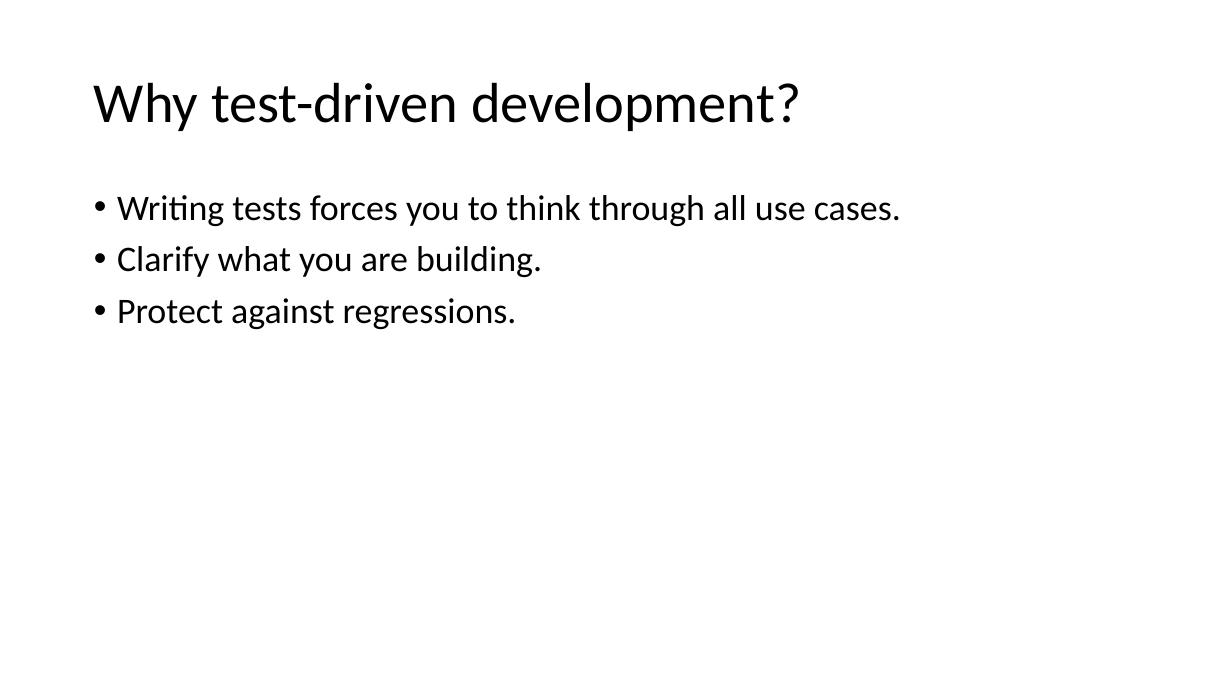
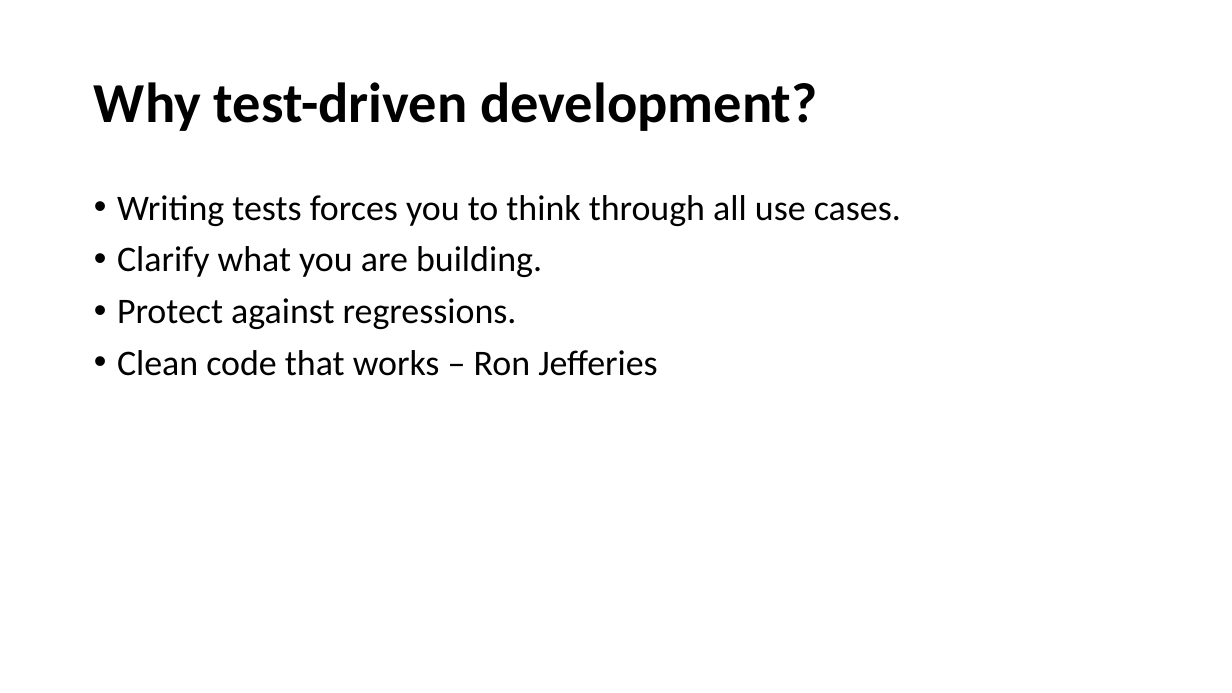
Before and after one commit to cebartling/test-driven, a slide deck: slide 4 of presentations/Introduction to Test-Driven Development.pptx (slide 5 before the commit). Drawn at 1232x693 pixels with LibreOffice and Linux fonts; fonts in the diff are those of the drawing. Boxes give left, top, right and bottom in pixels: in the first picture for what was removed or moved away, otherwise in the second. Text is boxed around its words. In the diff, an @@ line names an element or a change of style, - is before the commit and + after.

```diff
--- a/presentations/Introduction to Test-Driven Development.pptx
+++ b/presentations/Introduction to Test-Driven Development.pptx
@@ title "Why test-driven development?" at [94, 82, 817, 131]: bold on @@
@@ text at [117, 350, 658, 376]: paragraph added @@
+• Clean code that works – Ron Jefferies
```
Also in this commit, not shown: 5 other slides changed, 1 slide added, 10 slides removed, 1 other file.
